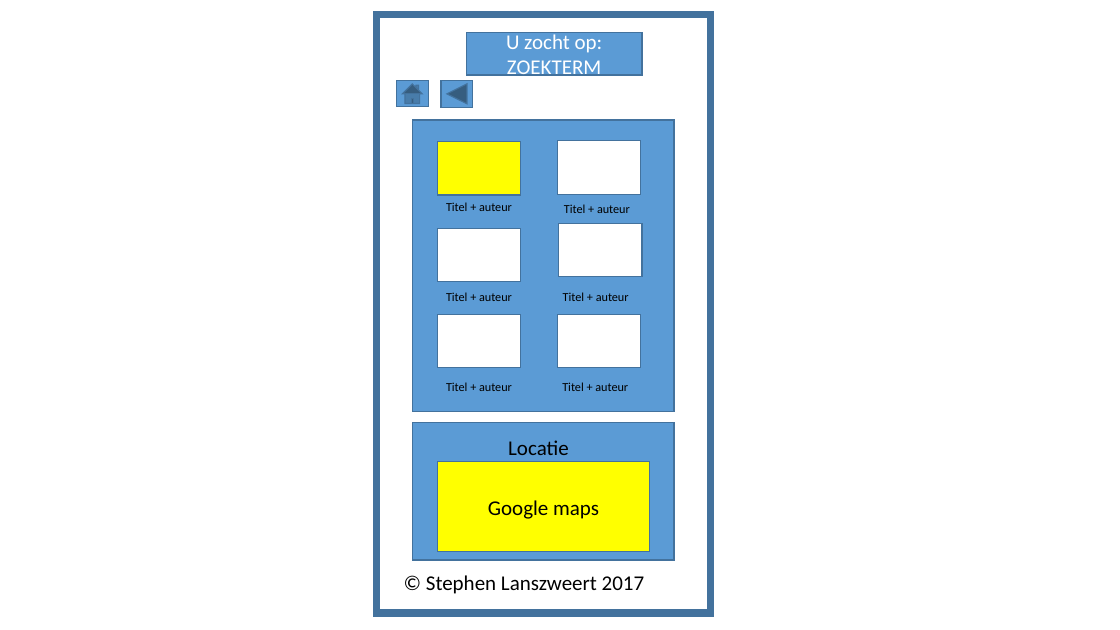
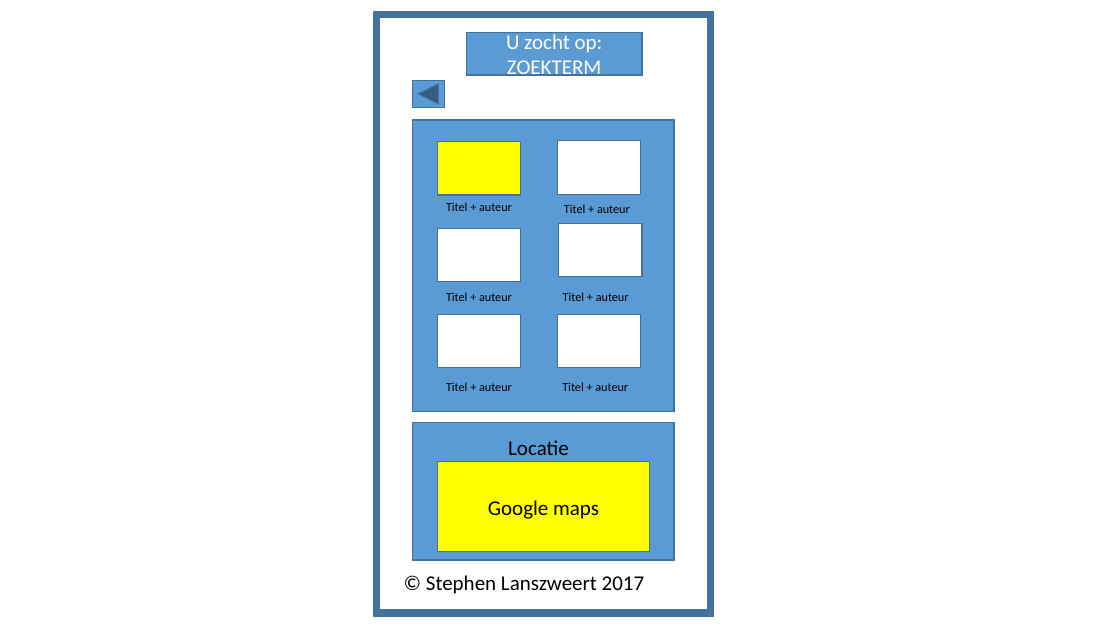
Before and after one commit to LanszweertStephen/Project26032017, a slide deck: slide 2 of BasisWireframe_SL.pptx. Drawn at 1120x630 pixels with LibreOffice and Linux fonts; fonts in the diff are those of the drawing. Boxes give left, top, right and bottom in pixels: in the first picture for what was removed or moved away, otherwise in the second. Text is boxed around its words. In the diff, an @@ line names an element or a change of style, - is before the commit and + after.

```diff
--- a/BasisWireframe_SL.pptx
+++ b/BasisWireframe_SL.pptx
@@ action button home removed at [397, 81, 429, 107] @@
@@ action button back previous: place and size @@
-action button back previous at [441, 81, 473, 108]
+action button back previous at [413, 81, 444, 108]
```
Also in this commit, not shown: 2 slides added.
